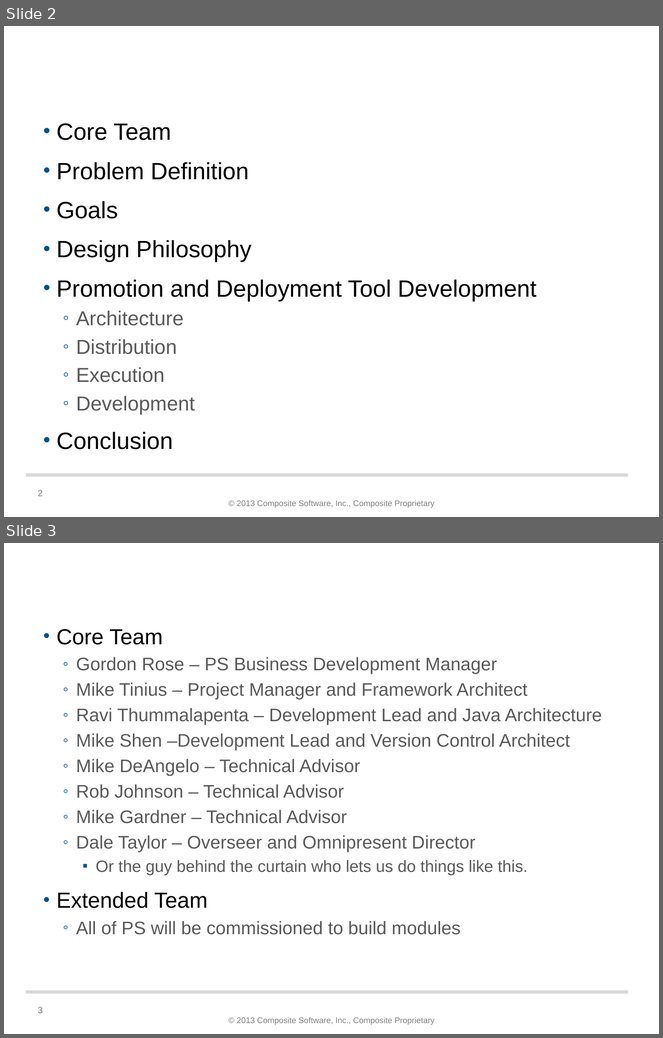
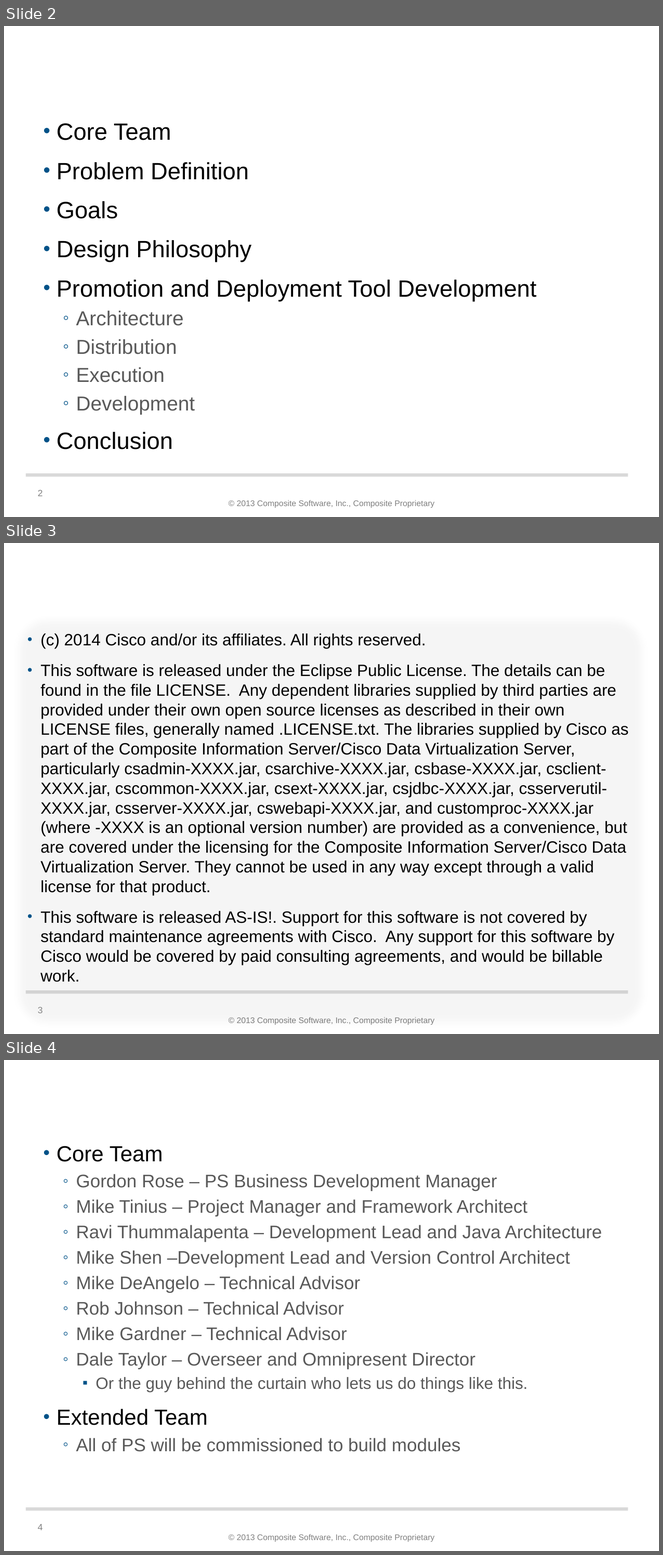
Before and after one commit to dvbu-test/PDToolDocs, a slide deck: docs/PS Promotion and Deployment Tool for Developers- v2.0.pptx. Shown one above the other, each under a label of ours: slides 2 and 3 before the commit, slides 2, 3 and 4 after it. The pictures are 663x1038 and 663x1555 pixels, drawn with LibreOffice and Linux fonts; fonts in the diff are those of the drawing; background and template pictures are left out. Boxes give left, top, right and bottom in pixels: in the first picture for what was removed or moved away, otherwise in the second. Text is boxed around its words. In the diff, an @@ line names an element or a change of style, - is before the commit and + after.

Commit message:
Release for 2014-11-18 with updated license

```diff
--- a/docs/PS Promotion and Deployment Tool for Developers- v2.0.pptx
+++ b/docs/PS Promotion and Deployment Tool for Developers- v2.0.pptx
@@ slide 3 added at bbox=[4, 543, 659, 1034], background picture (left out); not listed: 3 template elements that a slide beside it also shows @@
@@ title added at bbox=[26, 548, 637, 609], 28 pt, text #FFFFFF @@
+PDTool License
@@ rounded rectangle added at bbox=[21, 618, 642, 1017], fill #FFFFFF at 10% opacity @@
@@ text added at bbox=[40, 633, 629, 982], 18 pt, text #000000 @@
+• (c) 2014 Cisco and/or its affiliates. All rights reserved.
+• This software is released under the Eclipse Public License. The details can be found in the file LICENSE. Any dependent libraries supplied by third parties are provided under their own open source licenses as described in their own LICENSE files, generally named .LICENSE.txt. The libraries supplied by Cisco as part of the Composite Information Server/Cisco Data Virtualization Server, particularly csadmin-XXXX.jar, csarchive-XXXX.jar, csbase-XXXX.jar, csclient-XXXX.jar, cscommon-XXXX.jar, csext-XXXX.jar, csjdbc-XXXX.jar, csserverutil-XXXX.jar, csserver-XXXX.jar, cswebapi-XXXX.jar, and customproc-XXXX.jar (where -XXXX is an optional version number) are provided as a convenience, but are covered under the licensing for the Composite Information Server/Cisco Data Virtualization Server. They cannot be used in any way except through a valid license for that product.
+• This software is released AS-IS!. Support for this software is not covered by standard maintenance agreements with Cisco. Any support for this software by Cisco would be covered by paid consulting agreements, and would be billable work.
@@ what was slide 3 is now slide 4 @@
@@ page number at bbox=[38, 1524, 43, 1531]: text changed @@
-3
+4
```
Also in this commit, not shown: 42 other files.
